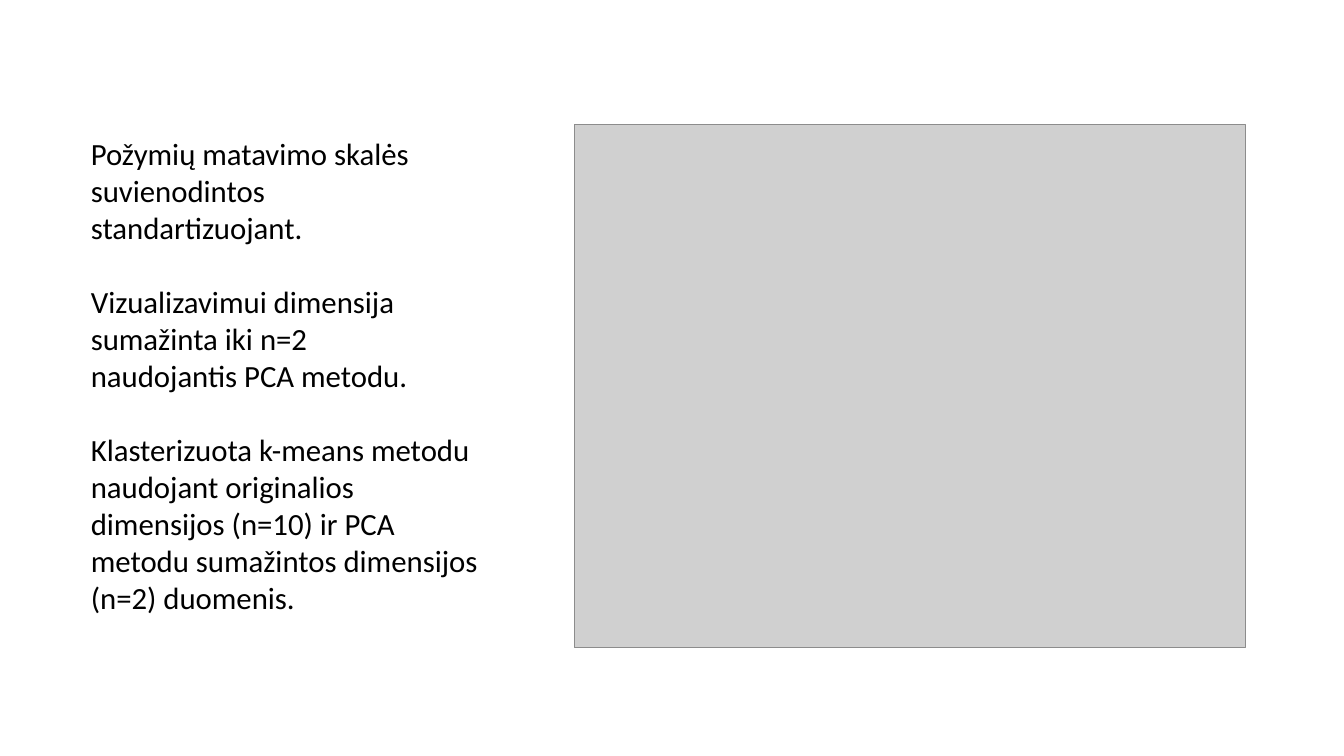
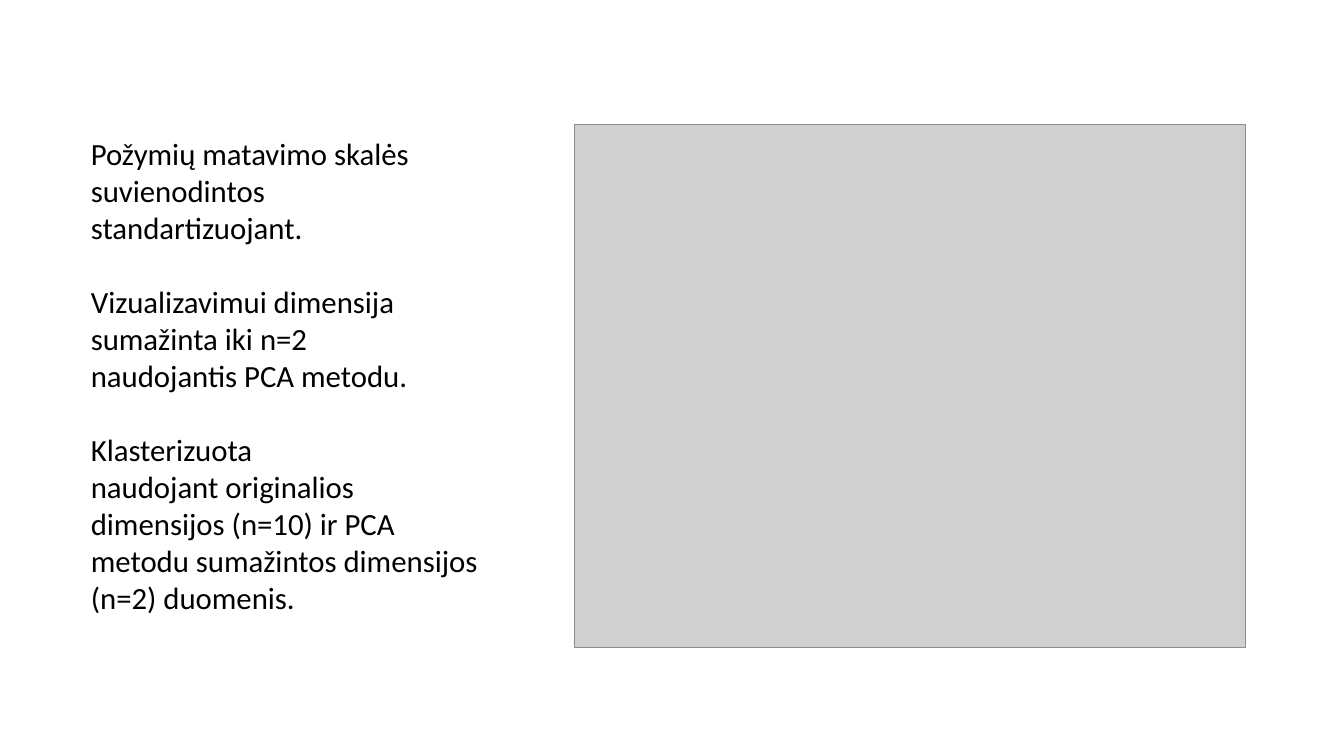
Before and after one commit to dovmar/PDVS, a slide deck: slide 3 of Lab_3/Pristatymas.pptx. Drawn at 1344x756 pixels with LibreOffice and Linux fonts; fonts in the diff are those of the drawing; grey boxes stand for pictures. Boxes give left, top, right and bottom in pixels: in the first picture for what was removed or moved away, otherwise in the second. Text is boxed around its words. In the diff, an @@ line names an element or a change of style, - is before the commit and + after.

```diff
--- a/Lab_3/Pristatymas.pptx
+++ b/Lab_3/Pristatymas.pptx
@@ text at box(91, 439, 478, 613): text changed @@
-Klasterizuota k-means metodu naudojant originalios dimensijos (n=10) ir PCA metodu sumažintos dimensijos (n=2) duomenis.
+Klasterizuota naudojant originalios dimensijos (n=10) ir PCA metodu sumažintos dimensijos (n=2) duomenis.
```
Also in this commit, not shown: 5 other slides changed, 1 other file.
